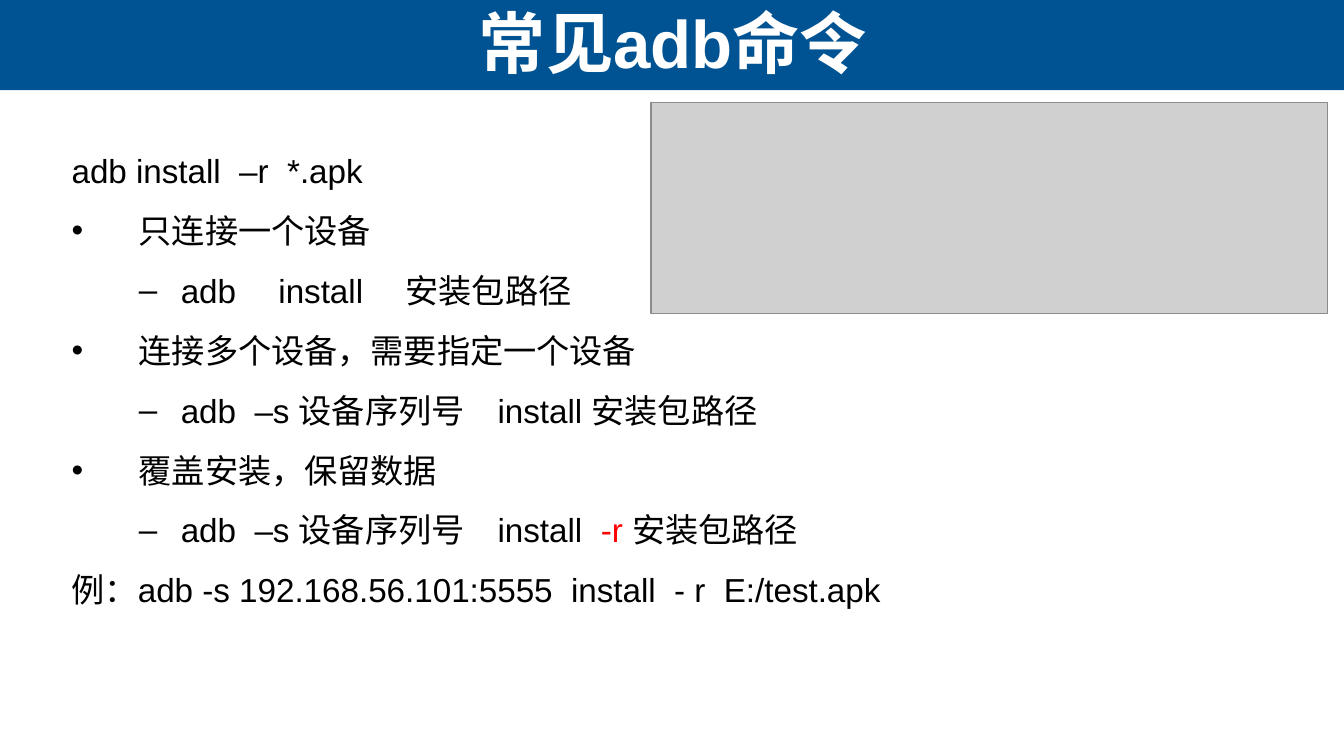
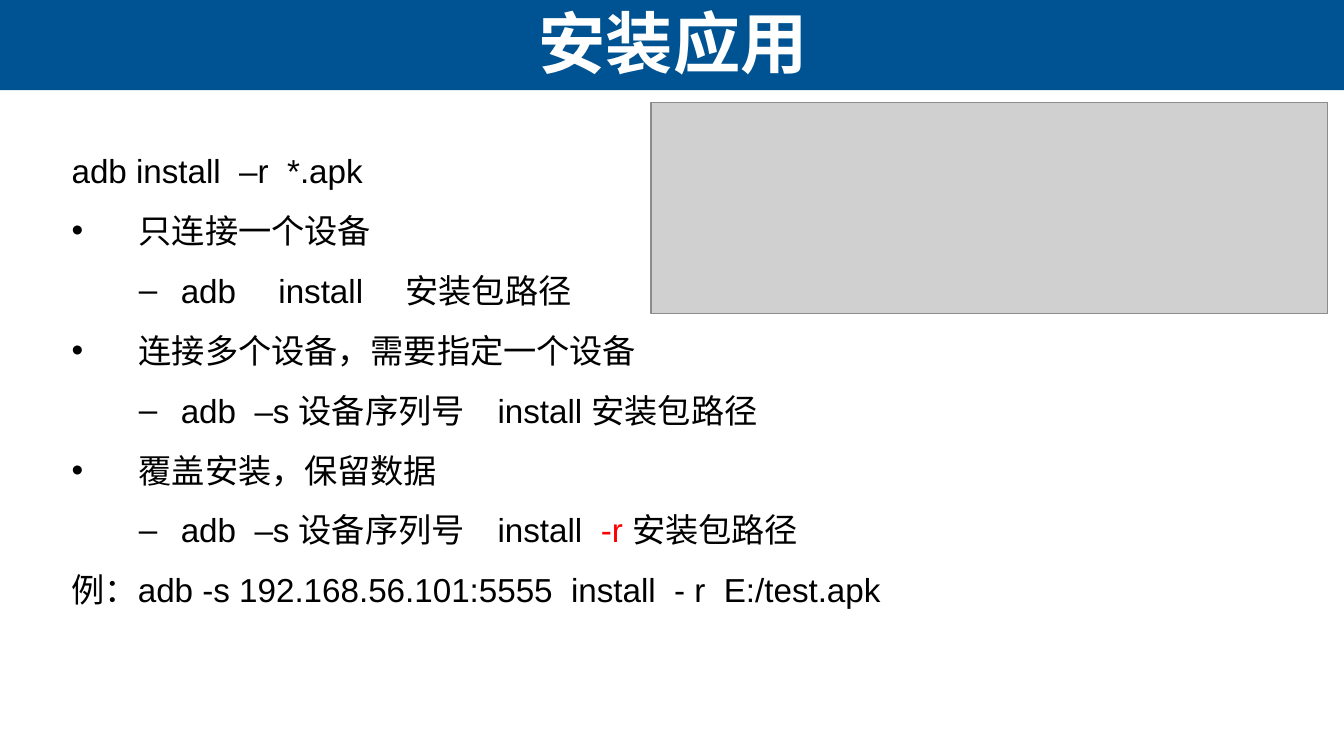
Before and after one commit to lihuanzhen2016/app-testing, a slide deck: slide 13 of PPT/03 ADB命令.pptx. Drawn at 1344x756 pixels with LibreOffice and Linux fonts; fonts in the diff are those of the drawing; grey boxes stand for pictures. Boxes give left, top, right and bottom in pixels: in the first picture for what was removed or moved away, otherwise in the second. Text is boxed around its words. In the diff, an @@ line names an element or a change of style, - is before the commit and + after.

```diff
--- a/PPT/03 ADB命令.pptx
+++ b/PPT/03 ADB命令.pptx
@@ title at (539,10,808,75): text changed @@
-常见adb命令
+安装应用
```
Also in this commit, not shown: 13 other slides changed, 1 slide added, 1 slide removed, 1 other file.
